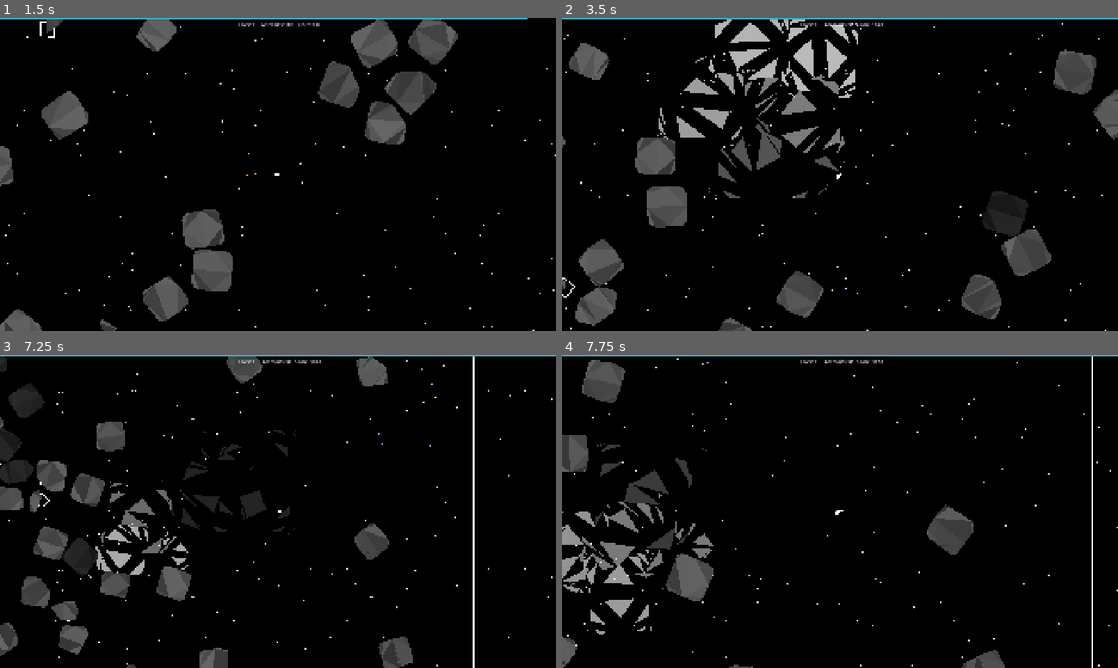
Above: before the commit, frames 1-4 (two rows, left to right).
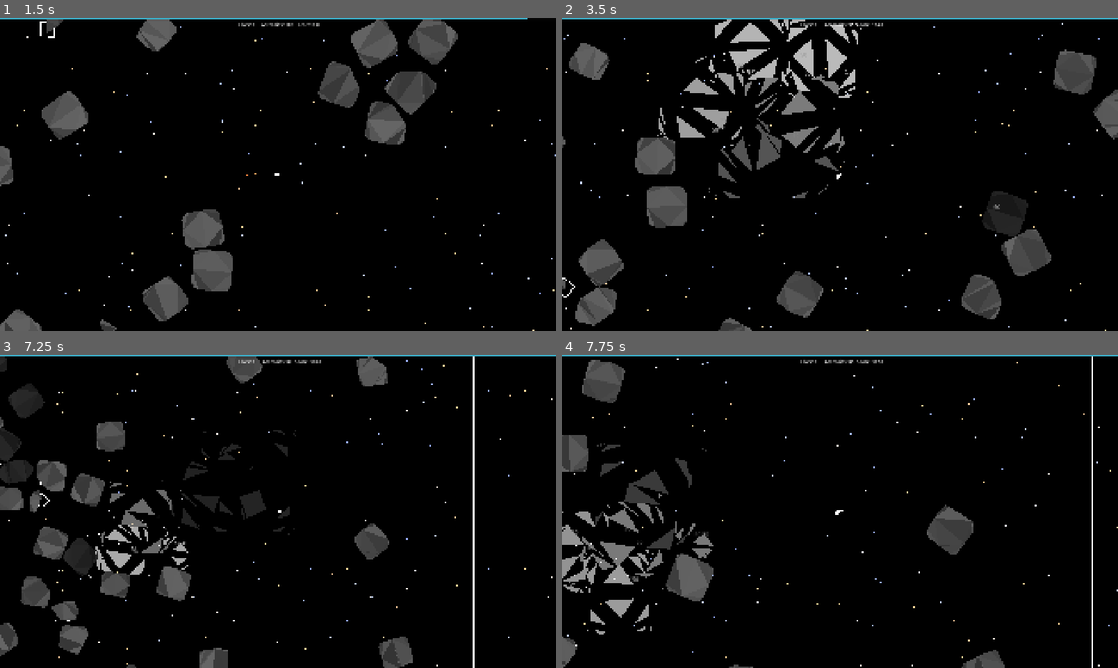
Above: after the commit, the same moments.

Repository: ProudFridge/Asteroids
Game: Godot game, scene res://scenes/game/game.tscn
The game is run twice, just before and just after one commit, with the same random seed, the same clock (stepped at 60 frames per second) and the same inputs. Sound files missing from this copy of the repository are replaced by a short silence.
Inputs (mouse positions are in pixels of both pictures, inside the frame that each line leads up to):
- Up to frame 1 (1.5 s): tap Space (space) at 0.5 s; move the mouse to (250, 237) at 0.52 s; hold Right mouse button (right_click) 0.53-1.28 s; hold W (forwards) from 0.53 s (still down); click (250, 237) at 0.67 s; move the mouse to (444, 221) at 1.27 s; tap Shift (shift) at 1.35 s
- Up to frame 2 (3.5 s): move the mouse to (673, 127) at 2.02 s; release W (forwards) at 2.03 s; hold Space (space) 2.03-2.78 s; hold A (turn_left) from 2.03 s (still down); move the mouse to (867, 174) at 2.77 s; tap Alt at 2.85 s; click (867, 174) at 2.92 s
- Up to frame 3 (7.25 s): move the mouse to (194, 433) at 3.52 s; release A (turn_left) at 3.53 s; hold S (backwards) 3.53-4.28 s; hold Right mouse button (right_click) 3.53-4.28 s; move the mouse to (400, 495) at 4.27 s; hold D (turn_right) 4.28-5.03 s; tap Shift (shift) at 4.35 s; move the mouse to (166, 527) at 5.02 s; hold W (forwards) 5.03-5.78 s; hold Space (space) 5.03-5.78 s; click (166, 527) at 5.17 s; move the mouse to (333, 442) at 5.77 s; hold D (turn_right) from 5.78 s (still down); tap Alt at 5.85 s; move the mouse to (250, 574) at 6.52 s; hold Right mouse button (right_click) from 6.53 s (still down)
- Up to frame 4 (7.75 s): keep holding D (turn_right); move the mouse to (1006, 558) at 7.27 s; release Right mouse button (right_click) at 7.28 s; tap Shift (shift) at 7.35 s; click (1006, 558) at 7.42 s

Frame 1 is identical in both runs. In frame 2, less than 0.1% of the frame differs, in the area x 27-79%, y 15-62%; in frame 3, less than 0.1%; in frame 4, less than 0.1%, in the area x 1-27%, y 54-73%.

Commit message:
Add HitPopup node to display the damage done by the bullet every time an asteroid is hit

Diff:
--- a/scenes/bullet/bullet.gd
+++ b/scenes/bullet/bullet.gd
@@ -5,6 +5,7 @@
 var speed: float = 500
 
 @onready var lifetime_timer: Timer = $LifetimeTimer
+const HIT_POPUP: Resource = preload("uid://bhd64dff6sk8k")
 
 func _ready() -> void:
 	velocity = speed * Vector2.from_angle(rotation)
@@ -18,6 +19,9 @@
 		var body: Node = collision.get_collider()
 		if body is Asteroid:
 			body.take_damage(damage)
+
+			HitPopup.instantiagePopup(collision.get_position(), get_tree().root, str(int(damage)))
+
 			disappear()
 
 		var collisionPosition: Vector2 = collision.get_position()
--- /dev/null
+++ b/scenes/hit_popup/hit_popup.gd
@@ -0,0 +1,27 @@
+extends Label
+class_name HitPopup
+
+var lifetime: float = 1
+var floatSpeed: float = 3
+
+const HIT_POPUP: Resource = preload("uid://bhd64dff6sk8k")
+var timer: SceneTreeTimer
+
+# Called when the node enters the scene tree for the first time.
+func _ready() -> void:
+	timer = get_tree().create_timer(lifetime)
+	timer.timeout.connect(func() -> void: self.queue_free())
+
+
+# Called every frame. 'delta' is the elapsed time since the previous frame.
+func _process(delta: float) -> void:
+	modulate.a = remap(timer.time_left, 0, lifetime, 0,1)
+
+	position.y += floatSpeed * delta
+
+
+static func instantiagePopup(pos: Vector2, node: Node, txt: String) -> void:
+	var hitPopup: HitPopup = HIT_POPUP.instantiate()
+	hitPopup.text = txt
+	hitPopup.position = pos
+	node.add_child(hitPopup)
--- /dev/null
+++ b/scenes/hit_popup/hit_popup.tscn
@@ -0,0 +1,16 @@
+[gd_scene format=3 uid="uid://bhd64dff6sk8k"]
+
+[ext_resource type="Script" uid="uid://b4w6nvli4pnhb" path="res://scenes/hit_popup/hit_popup.gd" id="1_8hd5g"]
+
+[sub_resource type="LabelSettings" id="LabelSettings_8hd5g"]
+font_size = 24
+outline_size = 2
+outline_color = Color(0, 0, 0, 1)
+
+[node name="HitPopup" type="Label" unique_id=1888073530]
+z_index = 30
+offset_right = 40.0
+offset_bottom = 23.0
+text = "1"
+label_settings = SubResource("LabelSettings_8hd5g")
+script = ExtResource("1_8hd5g")
Not shown, added: scenes/hit_popup/hit_popup.gd.uid
